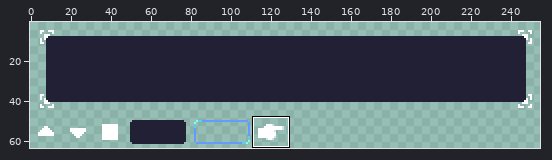
One commit to this pixel-art file: Leore/Content/messageBox.aseprite. Above: a wide view before the commit, with the close-up outlined.
Close-up. As it was:
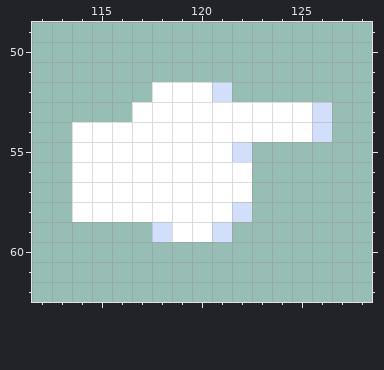
256x64 pixels, 1 frame. Shown: x 112..128, y 49..62. The wide view leaves out empty margins. The commit also changed other parts of the picture, which this record leaves out.
After the commit:
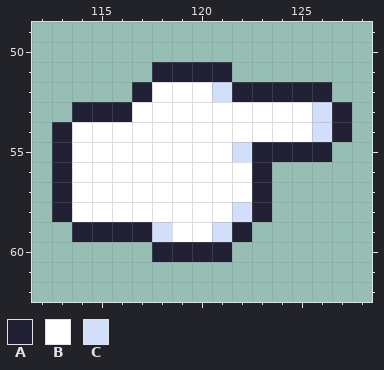
Palette (. is transparent): A #222034  B #ffffff  C #d2dffa
Edits made:
{"y":51,"x":118,"old":"....","new":"AAAA"}
{"y":52,"x":117,"old":".","new":"A"}
{"y":52,"x":122,"old":".....","new":"AAAAA"}
{"y":53,"x":114,"old":"...","new":"AAA"}
{"y":53,"x":127,"old":".","new":"A"}
{"y":54,"x":113,"old":".","new":"A"}
{"y":54,"x":127,"old":".","new":"A"}
{"y":55,"x":113,"old":".","new":"A"}
{"y":55,"x":123,"old":"....","new":"AAAA"}
{"y":56,"x":113,"old":".","new":"A"}
{"y":56,"x":123,"old":".","new":"A"}
{"y":57,"x":113,"old":".","new":"A"}
{"y":57,"x":123,"old":".","new":"A"}
{"y":58,"x":113,"old":".","new":"A"}
{"y":58,"x":123,"old":".","new":"A"}
{"y":59,"x":114,"old":"....","new":"AAAA"}
{"y":59,"x":122,"old":".","new":"A"}
{"y":60,"x":118,"old":"....","new":"AAAA"}
{"label":"added","picture_box":[52,62,352,262]}
